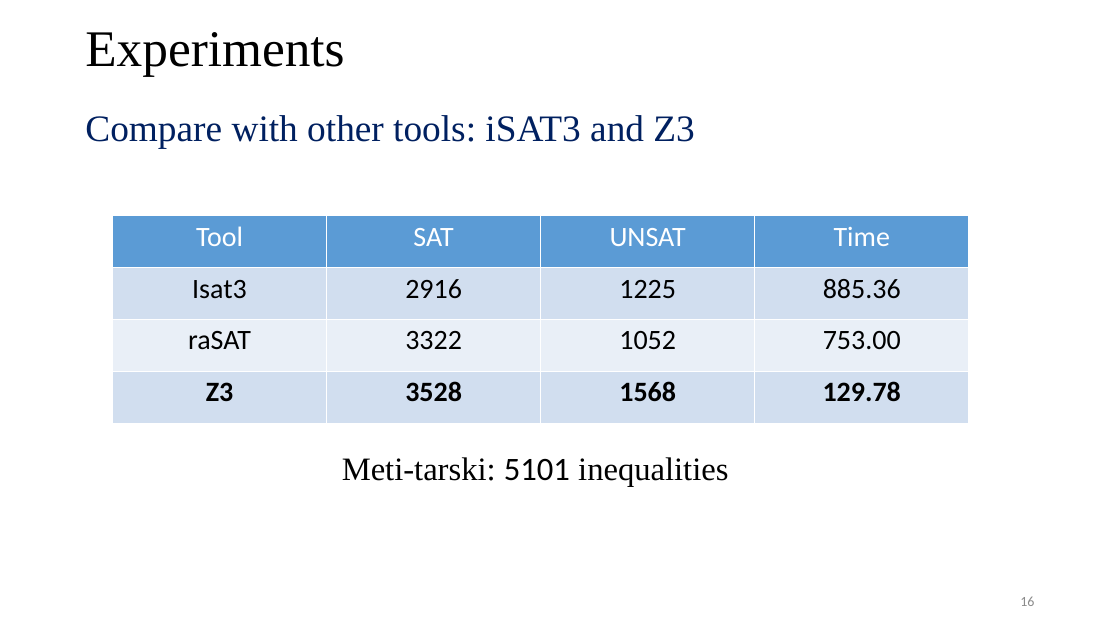
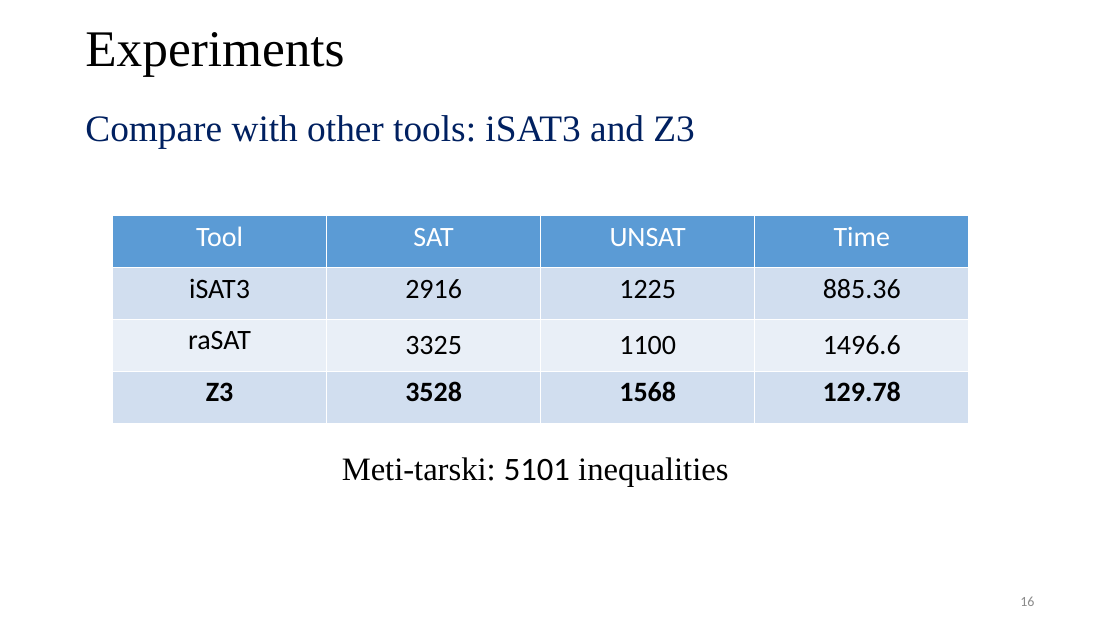
Before and after one commit to tungvx/raSAT, a slide deck: slide 16 of report/thesis/presentation.pptx. Drawn at 1120x630 pixels with LibreOffice and Linux fonts; fonts in the diff are those of the drawing. Boxes give left, top, right and bottom in pixels: in the first picture for what was removed or moved away, otherwise in the second. Text is boxed around its words. In the diff, an @@ line names an element or a change of style, - is before the commit and + after.

```diff
--- a/report/thesis/presentation.pptx
+++ b/report/thesis/presentation.pptx
@@ table at bbox=[113, 215, 970, 423] @@
-row 2, column 1: Isat3
+row 2, column 1: iSAT3
-row 3: raSAT | 3322 | 1052 | 753.00
+row 3: raSAT | 3325 | 1100 | 1496.6
```
Also in this commit, not shown: 11 other slides changed.
